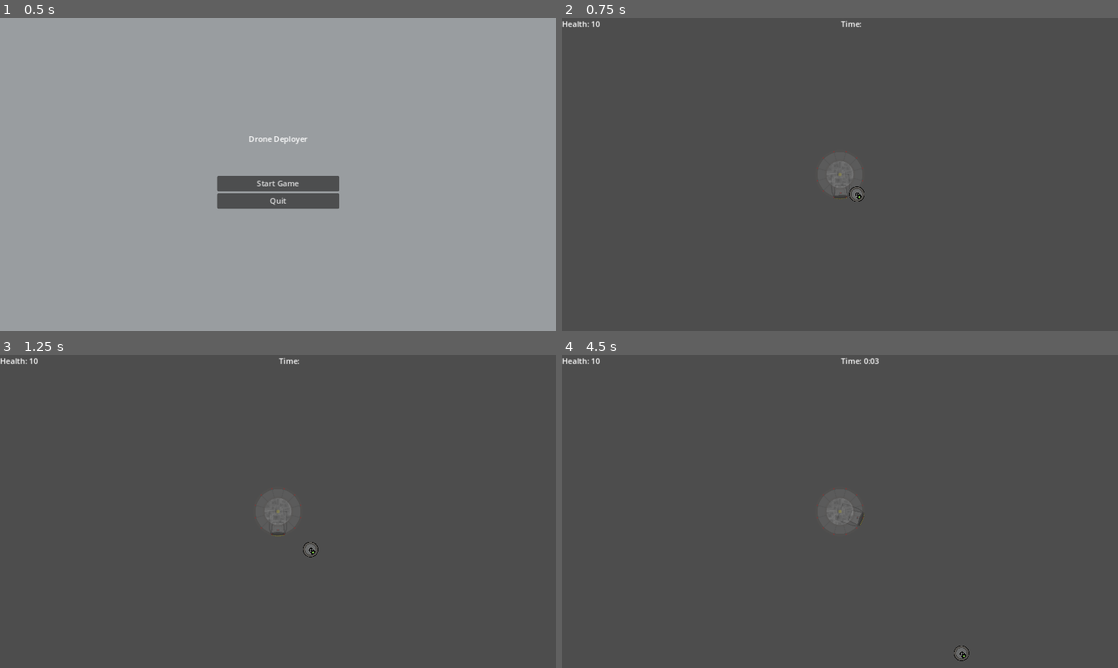
Above: before the commit, frames 1-4 (two rows, left to right).
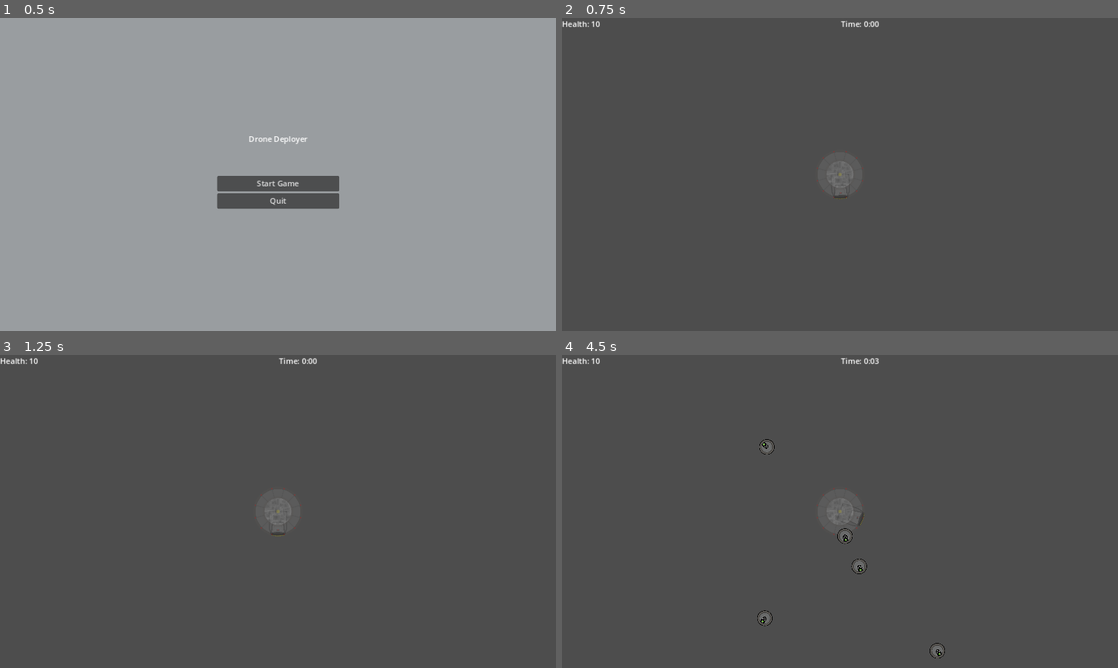
Above: after the commit, the same moments.

Repository: PlainOldNoah/DroneDeployer
Game: Godot game, scene res://main.tscn
Two runs of this game, one before a commit and one after it. Both use one fixed random seed, a clock stepped at 60 frames per second and the inputs below.
Inputs (mouse positions are in pixels of both pictures, inside the frame that each line leads up to):
- Up to frame 1 (0.5 s): no input
- Up to frame 2 (0.75 s): click "Start Game" at 0.5 s
- Up to frame 3 (1.25 s): no input
- Up to frame 4 (4.5 s): move the mouse to (962, 495) at 1.27 s; press the mouse at (962, 495) at 1.28 s; move the mouse to (728, 527) at 2.02 s; release the mouse at (728, 527) at 2.03 s; click (728, 527) at 2.1 s; move the mouse to (895, 442) at 2.77 s; press the mouse at (895, 442) at 2.78 s; move the mouse to (812, 574) at 3.52 s; release the mouse at (812, 574) at 3.53 s; click (812, 574) at 3.6 s; move the mouse to (1006, 558) at 4.27 s; press the mouse at (1006, 558) at 4.28 s

Frame 1 is identical in both runs. In frame 2, 0.1% of the frame differs, in the area x 51-57%, y 0-59%; in frame 3, 0.1%; in frame 4, 0.4%, in the area x 35-74%, y 26-98%.
Error before the commit: Trying to assign invalid previously freed instance. (res://drone_core/ddcc.gd:35)

Commit message:
Added pause menu and funcs, updated game state signals

Diff:
--- a/Drone Deployer/drone_core/drone_manager.gd
+++ b/Drone Deployer/drone_core/drone_manager.gd
@@ -29,8 +29,7 @@
 
 # Deletes all of the drones
 func clear_drone_queue():
-	for i in drone_queue:
-		i.queue_free()
+	drone_queue.clear()
 
 
 # Returns the drone_queue
--- a/Drone Deployer/gameplay_manager.gd
+++ b/Drone Deployer/gameplay_manager.gd
@@ -1,7 +1,11 @@
 extends Node
 
-signal ddcc_health_changed(ddcc_max_health:int)
+signal ddcc_health_changed(new_health:int)
 signal playtime_updated(time:int)
+
+signal game_state_updated(state:GAMESTATE)
+enum GAMESTATE {WAITING, STARTING, RUNNING, PAUSED, ENDING}
+var gamestate:GAMESTATE = GAMESTATE.WAITING
 
 @onready var gameplay_timer := $GameplayTimer
 
@@ -18,12 +22,12 @@
 
 var ddcc_health:int = ddcc_max_health
 var playtime:int = 0
+var game_running:bool = false
 
 
 func _ready():
 	await get_tree().root.ready
 	emit_signal("ddcc_health_changed", ddcc_max_health)
-	start_game()
 
 
 func start_game():
@@ -31,13 +35,36 @@
 
 	for i in starting_drones:
 		DroneManager.create_new_drone()
+
+	emit_signal("game_state_updated", GAMESTATE.STARTING)
 	gameplay_timer.start()
+
+
+func end_game():
+	gameplay_timer.stop()
+	emit_signal("game_state_updated", GAMESTATE.ENDING)
 
 
 func reset_game():
 	ddcc_health = ddcc_max_health
 	playtime = 0
+	emit_signal("playtime_updated", playtime)
+	emit_signal("ddcc_health_changed", ddcc_health)
 	DroneManager.clear_drone_queue()
+
+
+# Pauses if unpaused and vice versa
+func toggle_pause():
+	get_tree().set_pause(!get_tree().is_paused())
+
+	if get_tree().is_paused():
+		emit_signal("game_state_updated", GAMESTATE.PAUSED)
+	else:
+		emit_signal("game_state_updated", GAMESTATE.RUNNING)
+
+
+func quit_to_title():
+	end_game()
 
 
 # Handles the ddcc's health and reduces it by damage recieved
--- a/Drone Deployer/main.tscn
+++ b/Drone Deployer/main.tscn
@@ -1,17 +1,21 @@
-[gd_scene load_steps=5 format=3 uid="uid://b8vr3jmcqq57m"]
+[gd_scene load_steps=6 format=3 uid="uid://b8vr3jmcqq57m"]
 
 [ext_resource type="Script" path="res://main.gd" id="1_0yjbx"]
 [ext_resource type="Script" path="res://ui/menus/MenuManager.gd" id="1_5bh5y"]
 [ext_resource type="PackedScene" uid="uid://xyinbcpdlhqm" path="res://ui/menus/main_menu.tscn" id="2_058dp"]
 [ext_resource type="PackedScene" uid="uid://cj0tslt5wg010" path="res://ui/gameboard.tscn" id="3_c4o2r"]
+[ext_resource type="PackedScene" uid="uid://ctwh0jbxbvrbq" path="res://ui/menus/pause_menu.tscn" id="4_wengv"]
 
 [node name="Main" type="Node"]
 script = ExtResource("1_0yjbx")
 
 [node name="MenuManager" type="CanvasLayer" parent="."]
+process_mode = 3
 editor_description = "Handles GUI menus including requesting, dismissing, and restricting invalid menu tranisitions"
 script = ExtResource("1_5bh5y")
 
 [node name="MainMenu" parent="MenuManager" instance=ExtResource("2_058dp")]
 
+[node name="PauseMenu" parent="MenuManager" instance=ExtResource("4_wengv")]
+
 [node name="Gameboard" parent="." instance=ExtResource("3_c4o2r")]
--- a/Drone Deployer/ui/gameboard.gd
+++ b/Drone Deployer/ui/gameboard.gd
@@ -3,6 +3,7 @@
 @onready var centerer := $Centerer
 @onready var lvl_obj := $LevelObjects
 @onready var ddcc := $Centerer/Midpoint/DDCC
+@onready var level_objs := $LevelObjects
 
 @onready var top_bound := $MapBounds/Top
 @onready var bottom_bound := $MapBounds/Bottom
@@ -13,30 +14,32 @@
 
 func _ready():
 	set_boundries()
+	set_process_input(false)
 	var _ok := DroneManager.connect("drone_created", add_node_to_lvl_obj)
 	_ok = EnemyManager.connect("enemy_created", add_enemy_to_map)
-	_ok = GameplayManager.connect("ddcc_health_changed", update_health_label)
-	_ok = GameplayManager.connect("playtime_updated", update_playtime_label)
+	_ok = GameplayManager.connect("ddcc_health_changed", _on_update_health_label)
+	_ok = GameplayManager.connect("playtime_updated", _on_update_playtime_label)
+	_ok = GameplayManager.connect("game_state_updated", _on_game_state_updated)
 
 
-func update_health_label(new_health:int): # TEMP
-	$HBoxContainer/HealthLabel.text = "Health: " + str(new_health)
-
-
-func update_playtime_label(new_time:int):
-	@warning_ignore("integer_division")
-	$HBoxContainer/PlaytimeLabel.text = "Time: %d:%02d" % [new_time/60, new_time%60]
+func _on_game_state_updated(state):
+	match state:
+		GameplayManager.GAMESTATE.STARTING, GameplayManager.GAMESTATE.RUNNING:
+			set_process_input(true)
+		GameplayManager.GAMESTATE.WAITING, GameplayManager.GAMESTATE.PAUSED:
+			set_process_input(false)
+		GameplayManager.GAMESTATE.ENDING:
+			set_process_input(false)
+			clear_all_level_objs()
+		_:
+			print_debug("ERROR: bad state set <", state, ">")
 
 
 func _input(event):
 	if event.is_action_pressed("deploy_drone"):
 		ddcc.deploy_next_drone()
 	elif event.is_action_pressed("skip_drone"):
-
-		var test:float = 0
-		for i in 1000000:
-			test += get_random_offscreen_point().x
-		print(test/1000000.0)
+		pass
 
 
 # Adjusts the world borders to the edge of the map
@@ -66,5 +69,20 @@
 	return output
 
 
+# Calls queue_free on all children of level_objs
+func clear_all_level_objs():
+	for i in level_objs.get_children():
+		i.queue_free()
+
+
+func _on_update_health_label(new_health:int): # TEMP
+	$HBoxContainer/HealthLabel.text = "Health: " + str(new_health)
+
+
+func _on_update_playtime_label(new_time:int):
+	@warning_ignore("integer_division")
+	$HBoxContainer/PlaytimeLabel.text = "Time: %d:%02d" % [new_time/60, new_time%60]
+
+
 func _on_enemy_spawn_clock_timeout():
 	EnemyManager.create_new_enemy("res://enemies/roach.tscn")
--- a/Drone Deployer/ui/menus/MenuManager.gd
+++ b/Drone Deployer/ui/menus/MenuManager.gd
@@ -1,54 +1,64 @@
 extends CanvasLayer
 
-#enum MENUS {NONE, MAIN}
-#var current_menu:int = MENUS.NONE
-
 @onready var main_menu := $MainMenu
-
+@onready var pause_menu := $PauseMenu
 
 @onready var menu_list:Dictionary = {
 	"none":{
-		"scene":null,
-		"locked":[]
+		"scene":null
 	},
 	"main_menu":{
-		"scene":main_menu,
-		"locked":[]
+		"scene":main_menu
+	},
+	"pause_menu":{
+		"scene":pause_menu
 	},
 }
 
-var current_menu:Dictionary = {}
+#var current_menu:Dictionary = {}
+
 
 func _ready():
-	var _ok := main_menu.connect("start_game_requested", _on_start_game_requested)
+	var _ok := GameplayManager.connect("game_state_updated", _on_game_state_updated)
+	request_menu(menu_list.main_menu)
 
 
+# _input func for ALL menu calling actions
 func _input(event):
-	pass
+	if event.is_action_pressed("ui_cancel"):
+		GameplayManager.toggle_pause()
 
 
-func _on_start_game_requested():
-	request_menu(menu_list.none)
-
-
+# Handles the dismissing and summoning on menu items
 func request_menu(new_menu:Dictionary):
 	match new_menu:
 		menu_list.none:
-			print("NONE")
-			dismiss_all_except()
+			dismiss_all()
 		menu_list.main_menu:
-			pass
+			dismiss_all()
+			menu_list.main_menu["scene"].show()
+		menu_list.pause_menu:
+			menu_list.pause_menu["scene"].set_visible(get_tree().is_paused())
 		_:
 			print_debug("ERROR: invalid menu requested <", new_menu, ">")
 			printerr("ERROR: invalid menu requested <", new_menu, ">")
 
 
-# Hides all menus EXCEPT for one provided as parameter
-func dismiss_all_except(menu_exception:Dictionary = {}):
+# Signal reciever from GameplayManager
+func _on_game_state_updated(state:int):
+	match state:
+		GameplayManager.GAMESTATE.STARTING:
+			request_menu(menu_list.none)
+		GameplayManager.GAMESTATE.RUNNING:
+			request_menu(menu_list.pause_menu)
+		GameplayManager.GAMESTATE.PAUSED:
+			request_menu(menu_list.pause_menu)
+		GameplayManager.GAMESTATE.ENDING:
+			request_menu(menu_list.main_menu)
+
+
+# Hides every menu
+func dismiss_all():
 	for i in menu_list.keys():
-		if menu_list[i]["scene"] != null and menu_list[i] != menu_exception:
+		if menu_list[i]["scene"] != null:
 			menu_list[i]["scene"].hide()
-		print(i, ": ", menu_list[i])
-
-#func dismiss_menu():
-#	pass
--- a/Drone Deployer/ui/menus/main_menu.gd
+++ b/Drone Deployer/ui/menus/main_menu.gd
@@ -1,9 +1,6 @@
 extends Control
 
-signal start_game_requested()
-
 func _on_start_game_btn_pressed():
-	emit_signal("start_game_requested")
 	GameplayManager.reset_game()
 	GameplayManager.start_game()
 
--- /dev/null
+++ b/Drone Deployer/ui/menus/pause_menu.gd
@@ -0,0 +1,10 @@
+extends Control
+
+
+func _on_resume_btn_pressed():
+	GameplayManager.toggle_pause()
+
+
+func _on_quit_btn_pressed():
+	GameplayManager.toggle_pause()
+	GameplayManager.quit_to_title()
--- /dev/null
+++ b/Drone Deployer/ui/menus/pause_menu.tscn
@@ -0,0 +1,61 @@
+[gd_scene load_steps=2 format=3 uid="uid://ctwh0jbxbvrbq"]
+
+[ext_resource type="Script" path="res://ui/menus/pause_menu.gd" id="1_7jggf"]
+
+[node name="PauseMenu" type="Control"]
+layout_mode = 3
+anchors_preset = 15
+anchor_right = 1.0
+anchor_bottom = 1.0
+grow_horizontal = 2
+grow_vertical = 2
+script = ExtResource("1_7jggf")
+
+[node name="Background" type="ColorRect" parent="."]
+layout_mode = 1
+anchors_preset = 15
+anchor_right = 1.0
+anchor_bottom = 1.0
+grow_horizontal = 2
+grow_vertical = 2
+color = Color(0, 0, 0, 0.392157)
+
+[node name="ButtonBg" type="ColorRect" parent="."]
+layout_mode = 1
+anchors_preset = 8
+anchor_left = 0.5
+anchor_top = 0.5
+anchor_right = 0.5
+anchor_bottom = 0.5
+offset_left = -138.5
+offset_top = -64.0
+offset_right = 138.5
+offset_bottom = 64.0
+grow_horizontal = 2
+grow_vertical = 2
+color = Color(0.529412, 0.529412, 0.529412, 1)
+
+[node name="VBoxContainer" type="VBoxContainer" parent="."]
+layout_mode = 1
+anchors_preset = 8
+anchor_left = 0.5
+anchor_top = 0.5
+anchor_right = 0.5
+anchor_bottom = 0.5
+offset_left = -94.5
+offset_top = -33.0
+offset_right = 94.5
+offset_bottom = 33.0
+grow_horizontal = 2
+grow_vertical = 2
+
+[node name="ResumeBtn" type="Button" parent="VBoxContainer"]
+layout_mode = 2
+text = "Resume"
+
+[node name="QuitBtn" type="Button" parent="VBoxContainer"]
+layout_mode = 2
+text = "Quit"
+
+[connection signal="pressed" from="VBoxContainer/ResumeBtn" to="." method="_on_resume_btn_pressed"]
+[connection signal="pressed" from="VBoxContainer/QuitBtn" to="." method="_on_quit_btn_pressed"]
Not shown, added: Drone Deployer/documentation/signal_bus.txt
